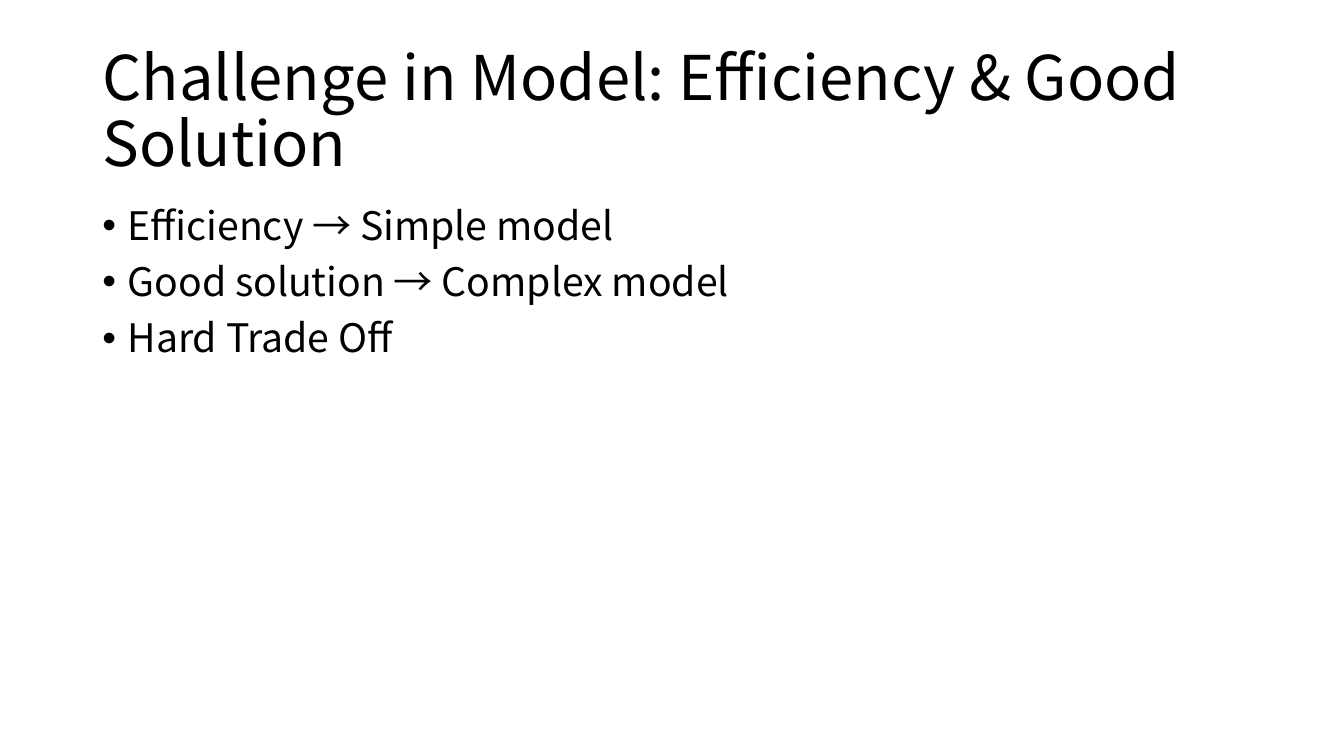
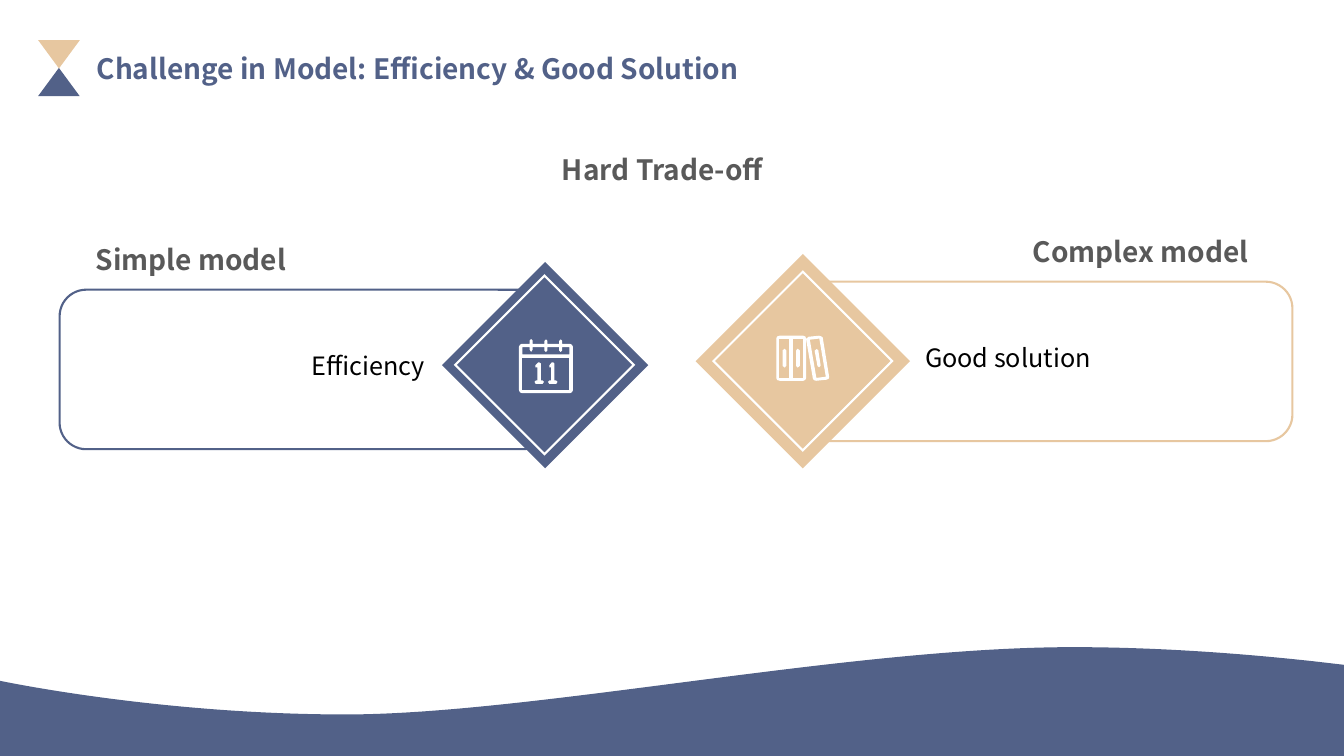
Before and after one commit to xanalee/lu_learning_materials, a slide deck: slide 6 of Statistics and Data Science in Practice/Model.pptx. Drawn at 1344x756 pixels with LibreOffice and Linux fonts; fonts in the diff are those of the drawing. Boxes give left, top, right and bottom in pixels: in the first picture for what was removed or moved away, otherwise in the second. Text is boxed around its words. In the diff, an @@ line names an element or a change of style, - is before the commit and + after.

```diff
--- a/Statistics and Data Science in Practice/Model.pptx
+++ b/Statistics and Data Science in Practice/Model.pptx
@@ triangle added at box(38, 40, 80, 69), fill #E7C7A0 @@
@@ text "Challenge in Model: Efficiency & ..." at box(97, 56, 739, 86): size 44 to 20 pt, text colour #000000 to #526188, bold on; alignment left to justified; line spacing 0.9 to 1; vertical alignment middle to top @@
@@ triangle added at box(38, 68, 80, 96), fill #526188 @@
@@ text added at box(562, 157, 763, 181), 20 pt, text #595959, bold @@
+Hard Trade-off
@@ text removed at box(128, 208, 729, 353) @@
-• Efficiency → Simple model
-• Good solution → Complex model
-• Hard Trade Off
@@ group added at box(59, 247, 648, 469): 3 freeform shapes, 2 texts, 2 diamonds, 1 rounded rectangle @@
+Simple model
+Efficiency
@@ group added at box(696, 239, 1293, 469): 5 freeform shapes, 2 texts, 2 diamonds, 1 rounded rectangle @@
+Complex model
+Good solution
@@ freeform shape added at box(0, 647, 1344, 756), fill #526188 @@
```
Also in this commit, not shown: 4 other slides changed, 1 slide added, 1 slide removed, 4 other files.
